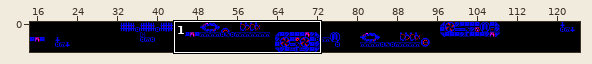
Tiled map -- art/maps/level-7.tmx. Above, an overview of the earlier version with the close-up marked.
Close-up. Before:
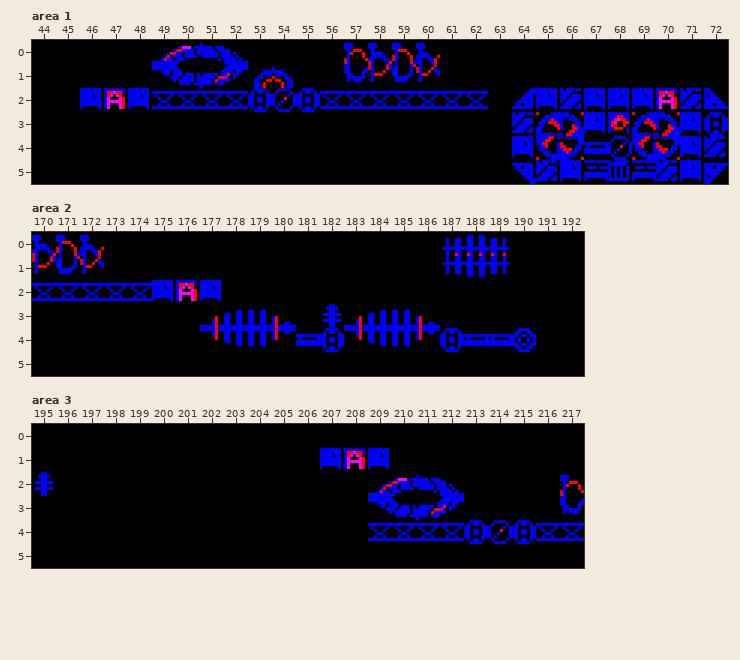
Cells are 8x8 px. Shown: area 1 x 44..72, y 0..5; area 2 x 170..192, y 0..5; area 3 x 195..217, y 0..5. The commit also changed other parts of the map, which this record leaves out. Tiles whose own drawing changed are shown in their newer look in all pictures.
After the commit:
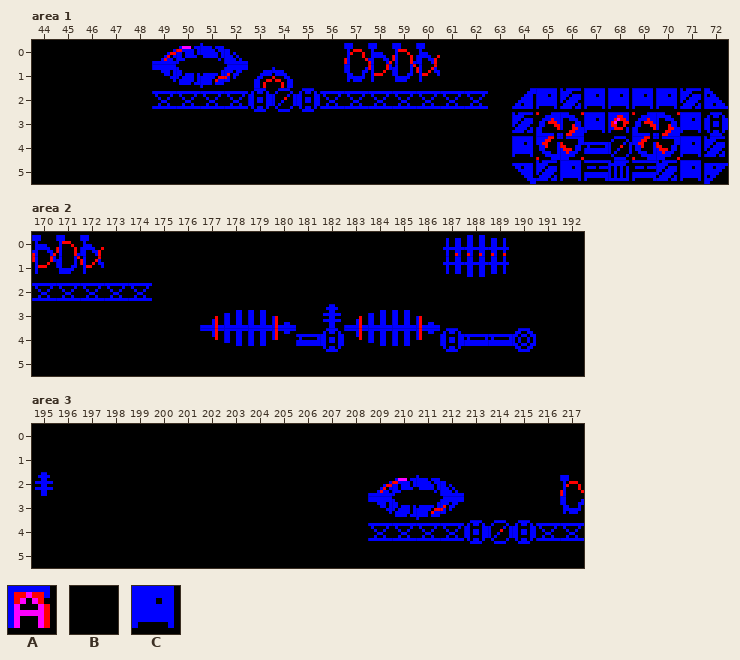
Key: from "Destructible Scenery": A 0 "A bonus target"; from "tileSet": B 0 "Open sky", C 1 "Hull".
_ is an empty cell.
Message: Give bonus A targets green lettering and progressively wider formations
Difference:
{"where": "layer \"Induction Line\", area 1"}
{"y":2,"x":46,"old":"CAC","new":"BBB"}
{"y":2,"x":70,"old":"A","new":"C"}
{"where": "layer \"Induction Line\", area 2"}
{"y":2,"x":175,"old":"CAC","new":"BBB"}
{"where": "layer \"Induction Line\", area 3"}
{"y":1,"x":207,"old":"CAC","new":"BBB"}
